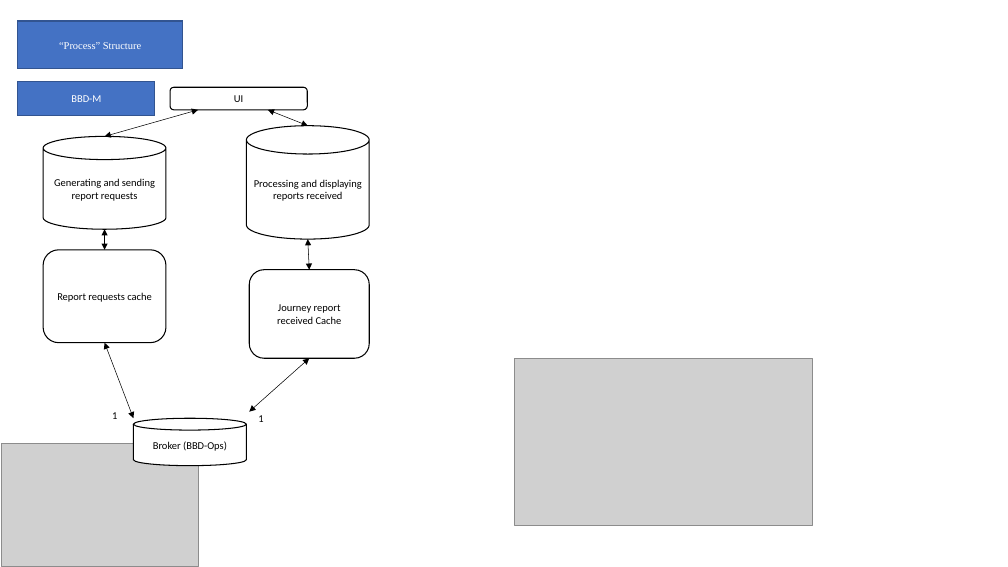
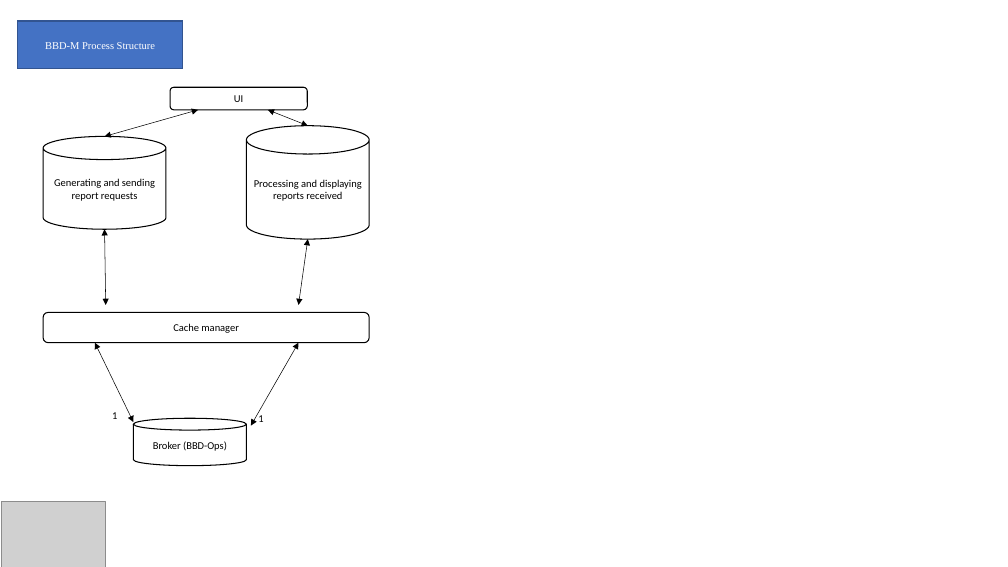
Before and after one commit to st970703/Software_Architecture_Report, a slide deck: slide 8 of Big Brother Driver Diagrams.pptx. Drawn at 1008x567 pixels with LibreOffice and Linux fonts; fonts in the diff are those of the drawing; grey boxes stand for pictures. Boxes give left, top, right and bottom in pixels: in the first picture for what was removed or moved away, otherwise in the second. Text is boxed around its words. In the diff, an @@ line names an element or a change of style, - is before the commit and + after.

```diff
--- a/Big Brother Driver Diagrams.pptx
+++ b/Big Brother Driver Diagrams.pptx
@@ text in rectangle at [45, 42, 155, 49]: text changed @@
-“Process” Structure
+BBD-M Process Structure
@@ rectangle removed at [17, 82, 155, 116] @@
-BBD-M
@@ double arrow moved from (104, 229) - (104, 250) to (104, 229) - (106, 305) @@
@@ double arrow moved from (308, 239) - (309, 270) to (308, 239) - (299, 305) @@
@@ rounded rectangle removed at [250, 270, 370, 358] @@
-Journey report received Cache
@@ rounded rectangle "Cache manager": place and size @@
-rounded rectangle "Cache manager" at [43, 250, 166, 343]
+rounded rectangle "Cache manager" at [43, 312, 369, 343]
@@ text in rounded rectangle at [173, 323, 239, 333]: text changed @@
-Report requests cache
+Cache manager
@@ double arrow moved from (104, 343) - (134, 418) to (95, 343) - (134, 422) @@
@@ double arrow moved from (309, 358) - (250, 412) to (299, 343) - (251, 426) @@
@@ picture removed at [515, 358, 813, 526] @@
@@ picture: place and size @@
-picture at [2, 443, 198, 566]
+picture at [2, 502, 106, 567]
```
Also in this commit, not shown: 11 other slides changed, 2 other files.
